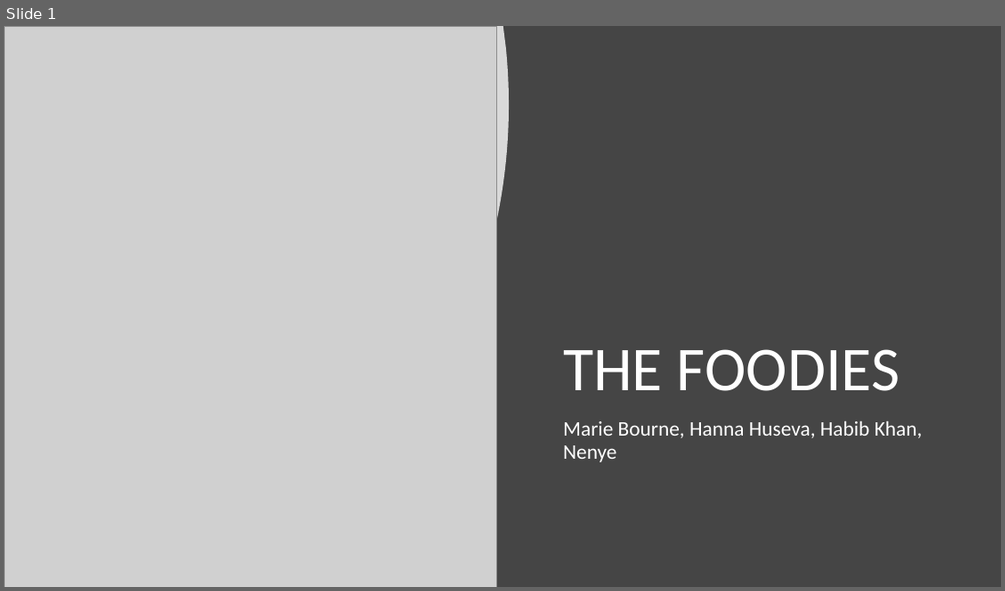
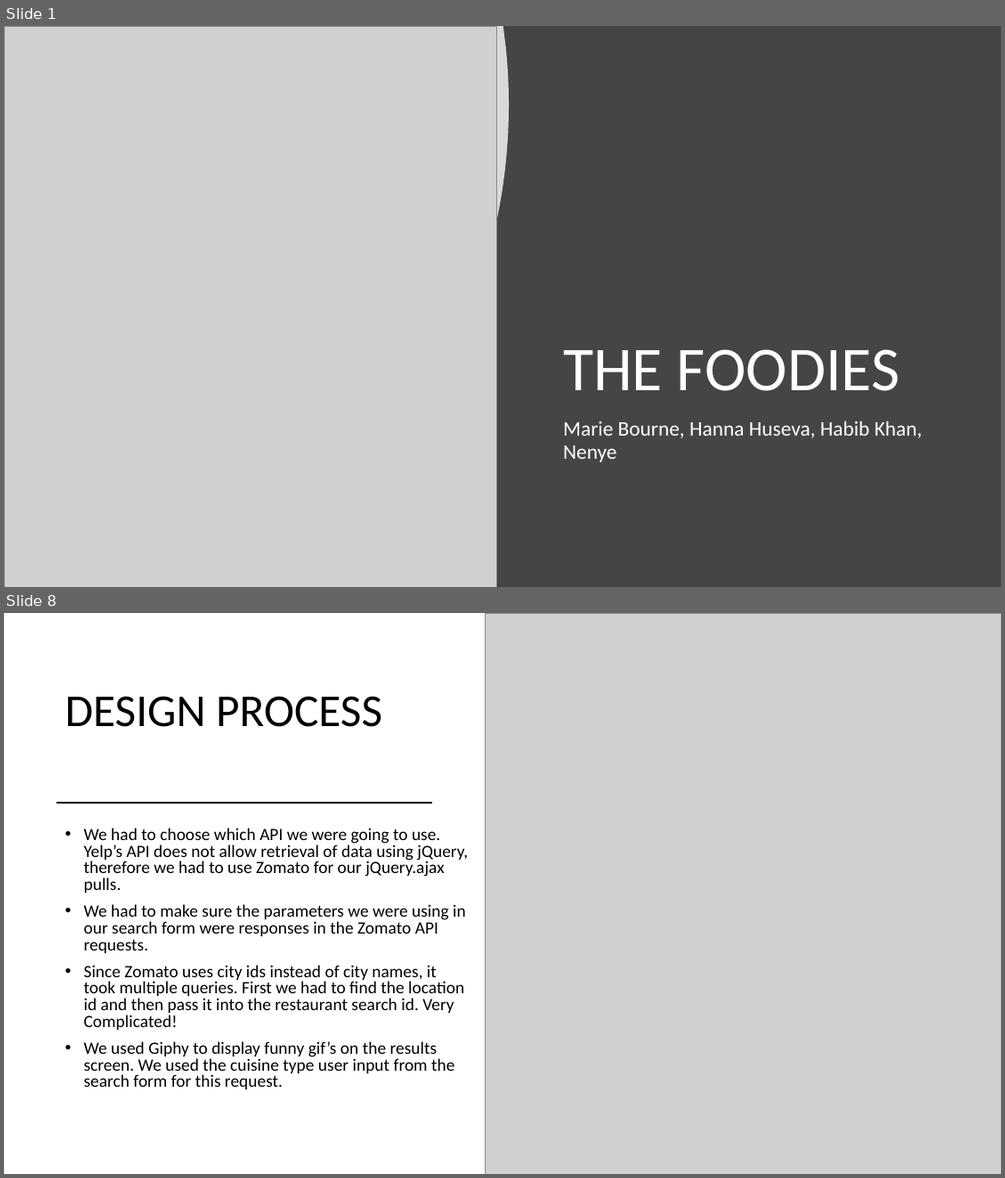
Before and after one commit to BourneID7/project-1, a slide deck: assets/documents/THE FOODIES.pptx. Shown one above the other, each under a label of ours: slide 1 before the commit, slides 1 and 8 after it; the slides between them are not shown. The pictures are 1005x591 and 1005x1178 pixels, drawn with LibreOffice and Linux fonts; fonts in the diff are those of the drawing; grey boxes stand for pictures. Boxes give left, top, right and bottom in pixels: in the first picture for what was removed or moved away, otherwise in the second. Text is boxed around its words. In the diff, an @@ line names an element or a change of style, - is before the commit and + after.

```diff
--- a/assets/documents/THE FOODIES.pptx
+++ b/assets/documents/THE FOODIES.pptx
@@ slide 8 added at (4,613,1001,1174), background #FFFFFF @@
@@ picture added at (485,613,1001,1174) @@
@@ title added at (65,696,382,727), 44 pt, text #000000 @@
+DESIGN PROCESS
@@ line added from (57, 803) to (432, 803), #000000 1.5 pt @@
@@ text added at (84,827,468,1089), 16.6 pt, text #000000 @@
+• We had to choose which API we were going to use. Yelp’s API does not allow retrieval of data using jQuery, therefore we had to use Zomato for our jQuery.ajax pulls.
+• We had to make sure the parameters we were using in our search form were responses in the Zomato API requests.
+• Since Zomato uses city ids instead of city names, it took multiple queries. First we had to find the location id and then pass it into the restaurant search id. Very Complicated!
+• We used Giphy to display funny gif’s on the results screen. We used the cuisine type user input from the search form for this request.
```
Also in this commit, not shown: 2 slides changed, 5 other slides added, 2 other files.
